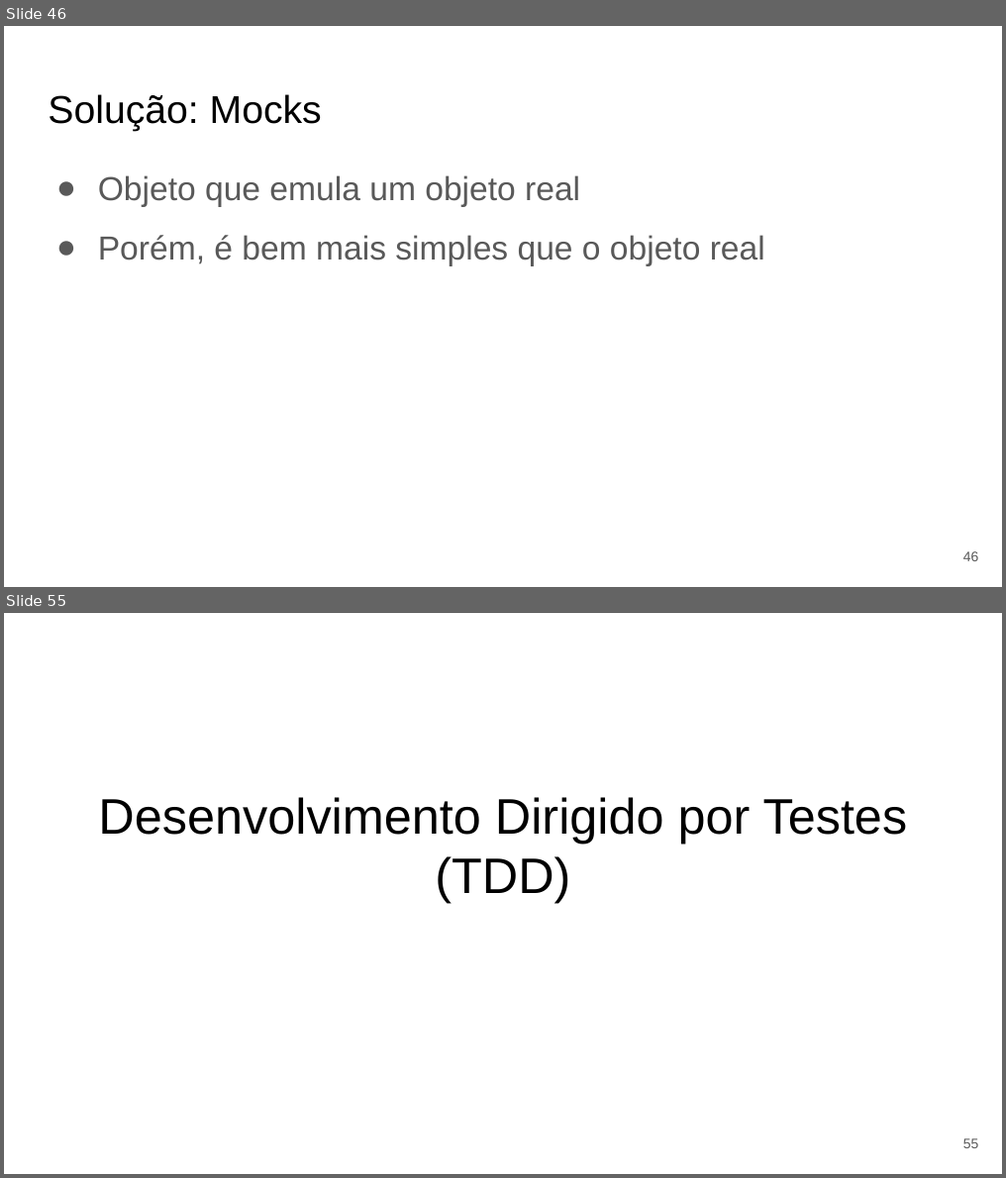
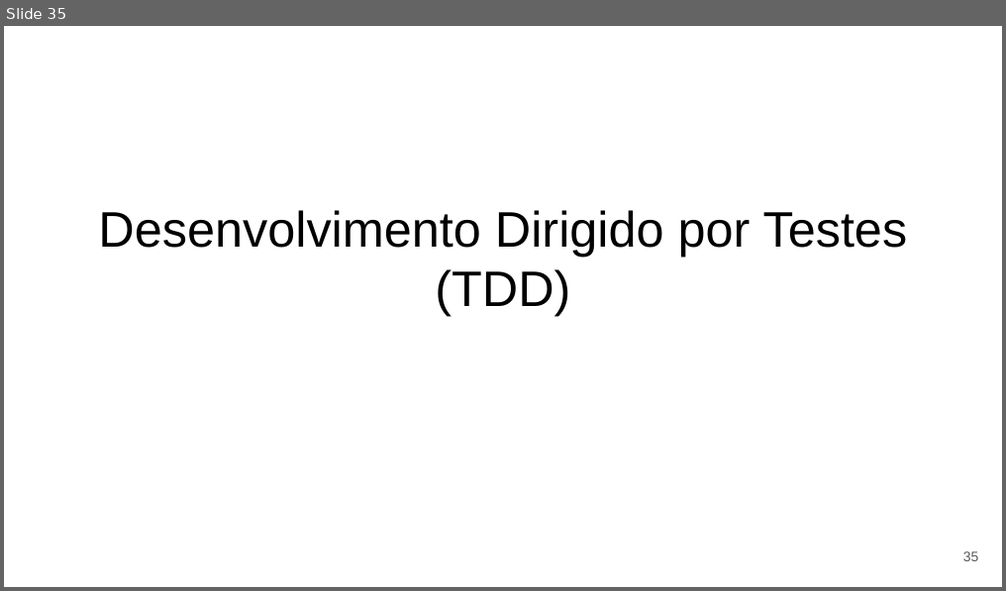
Before and after one commit to eduardocunha11/firstblog, a slide deck: aulas/gsi526/aula12-testes.pptx. Shown one above the other, each under a label of ours: slides 46 and 55 before the commit, slide 35 after it; the slides between them are not shown. The pictures are 1006x1178 and 1006x591 pixels, drawn with LibreOffice and Linux fonts; fonts in the diff are those of the drawing. Boxes give left, top, right and bottom in pixels: in the first picture for what was removed or moved away, otherwise in the second. Text is boxed around its words. In the diff, an @@ line names an element or a change of style, - is before the commit and + after.

```diff
--- a/aulas/gsi526/aula12-testes.pptx
+++ b/aulas/gsi526/aula12-testes.pptx
@@ slide 46 removed at box(4, 26, 1002, 587), background #FFFFFF @@
@@ title removed at box(48, 94, 322, 131) @@
-Solução: Mocks
@@ text removed at box(98, 175, 765, 267) @@
-● Objeto que emula um objeto real
-● Porém, é bem mais simples que o objeto real
@@ page number removed at box(963, 552, 979, 562) @@
-46
@@ what was slide 55 is now slide 35 @@
@@ page number at box(963, 552, 979, 562): text changed @@
-55
+35
```
Also in this commit, not shown: 33 slides changed, 1 slide added, 23 other slides removed, 3 other files.
